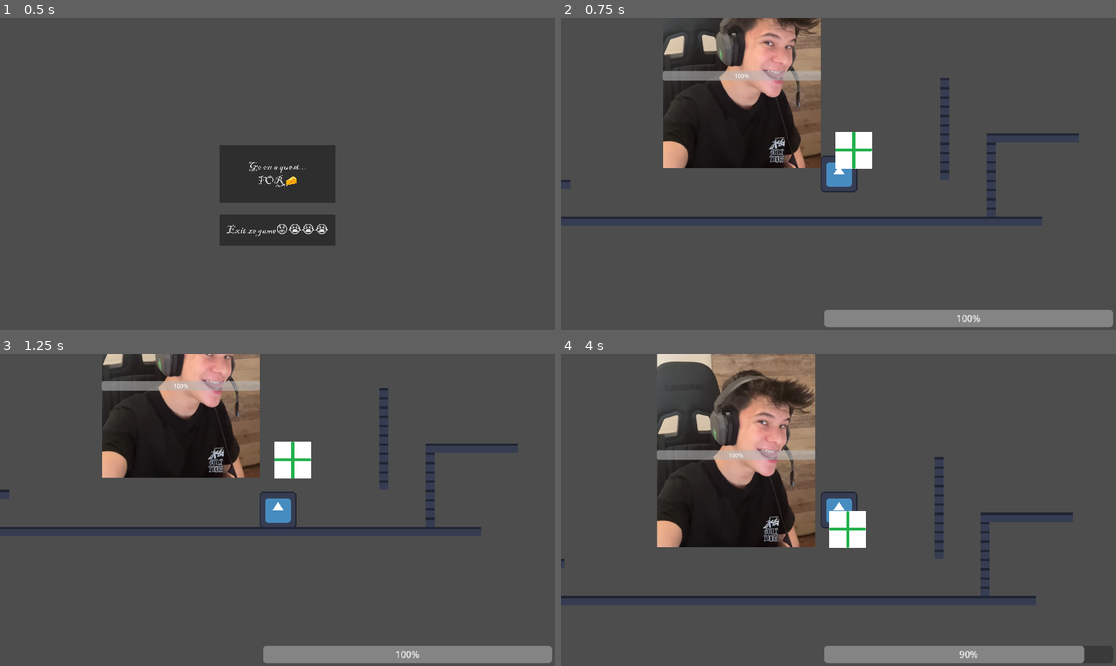
Above: before the commit, frames 1-4 (two rows, left to right).
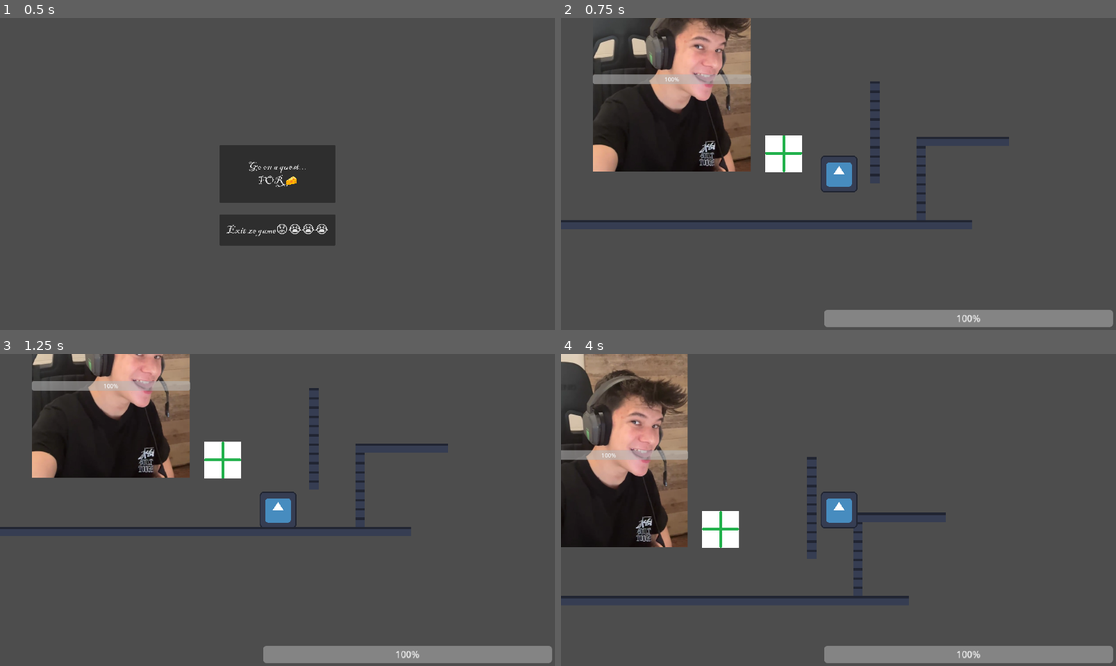
Above: after the commit, the same moments.

Repository: Dome-create/cheesequest
Game: Godot game, scene res://Scenes/menus/Main_Menu.tscn
Same seed, same stepped clock (60 frames per second), same inputs: the game is played once before the commit and once after it. The engine's default icon, where the game draws it, is replaced by a stand-in: a white triangle on a blue panel in a dark square.
Inputs:
- Up to frame 1 (0.5 s): no input
- Up to frame 2 (0.75 s): click "Go on a quest... FOR 🧀" at 0.5 s
- Up to frame 3 (1.25 s): no input
- Up to frame 4 (4 s): tap Enter at 1.25 s; hold V (attack) 1.28-2.03 s; hold D (right) 1.28-2.78 s; tap Space (jump) at 1.52, 2.27, 3.77 s; tap V (attack) at 2.1, 3.8 s; hold A (left) 2.78-3.53 s; hold V (attack) 2.78-3.53 s; tap X (dive) at 2.85 s; hold D (right) from 3.53 s (still down); tap Shift (sprint) at 3.6 s

Frame 1 is identical in both runs. In frame 2, 20% of the frame differs, in the area x 0-94%, y 0-66%; in frame 3, 16%; in frame 4, 28%, in the area x 0-100%, y 0-100%.

Commit message:
Fixed weapon

Diff:
--- a/Scenes/Levels/level1.tscn
+++ b/Scenes/Levels/level1.tscn
@@ -156,7 +156,7 @@
 layer_0/tile_data = PackedInt32Array(65530, 65536, 0, 65531, 65536, 0, 65532, 65536, 0, 65533, 65536, 0, 65534, 65536,  …(7697 unchanged characters)…
 
 [node name="Player" parent="." instance=ExtResource("2_6phgx")]
-position = Vector2(-208, -108)
+position = Vector2(-87, -114)
 
 [node name="Vencel the enemy" type="Sprite2D" parent="."]
 position = Vector2(-375.00003, -252)
@@ -187,6 +187,7 @@
 [node name="CollisionShape2D" type="CollisionShape2D" parent="Health/Area2D"]
 shape = SubResource("RectangleShape2D_20uw2")
 
+[connection signal="attack_state" from="Player" to="Vencel the enemy/Area2D" method="_on_player_attack_state"]
 [connection signal="area_entered" from="Vencel the enemy/Area2D" to="Vencel the enemy/Area2D" method="_on_area_entered"]
 [connection signal="body_entered" from="Vencel the enemy/Area2D" to="Vencel the enemy/Area2D" method="_on_body_entered"]
 [connection signal="body_entered" from="Health/Area2D" to="Health/Area2D" method="_on_body_entered"]
--- a/Scenes/Player.tscn
+++ b/Scenes/Player.tscn
@@ -60,7 +60,6 @@
 [node name="AttackHitbox" type="Area2D" parent="."]
 collision_mask = 2
 monitoring = false
-monitorable = false
 
 [node name="CollisionShape2D" type="CollisionShape2D" parent="AttackHitbox"]
 shape = SubResource("RectangleShape2D_70hv0")
--- a/Scripts/player.gd
+++ b/Scripts/player.gd
@@ -1,4 +1,7 @@
 extends CharacterBody2D
+
+signal attack_state(attacking)
+
 # BIG JUMP / CHARGE JUMP
 var is_charging_jump := false
 var was_in_air := false
@@ -112,6 +115,7 @@
 
 func start_attack():
 	is_attacking = true
+	emit_signal("attack_state", is_attacking)
 
 	# Position hitbox in front of player
 	$AttackHitbox.position.x = 40 * sign($SandorExport.scale.x)
@@ -119,3 +123,4 @@
 	$AttackHitbox.position.x = 0 * sign($SandorExport.scale.x)
 
 	is_attacking = false
+	emit_signal("attack_state", is_attacking)
--- a/Scripts/vencel_the_enemy.gd
+++ b/Scripts/vencel_the_enemy.gd
@@ -1,7 +1,8 @@
 extends Area2D
 
+var can_damage := false
 var enemy_health :int
-@export var max_health := 100
+@export var max_health := 25
 
 func _ready() -> void:
 	enemy_health = max_health
@@ -11,7 +12,7 @@
 
 func die():
 	print("Died")
-	$".".queue_free()
+	$"..".queue_free()
 
 func damage(amount :int):
 	print("Enemy took " + str(amount) + " damage")
@@ -27,6 +28,8 @@
 		body.get_node("Health").take_damage(10)
 
 func _on_area_entered(area: Area2D) -> void:
-	print("I have been hurt :(")
-	#if body.name == "AttackHitbox":
-	damage(5)
+	if area.name == "AttackHitbox" and can_damage:
+		damage(5)
+
+func _on_player_attack_state(attacking: Variant) -> void:
+	can_damage = attacking
